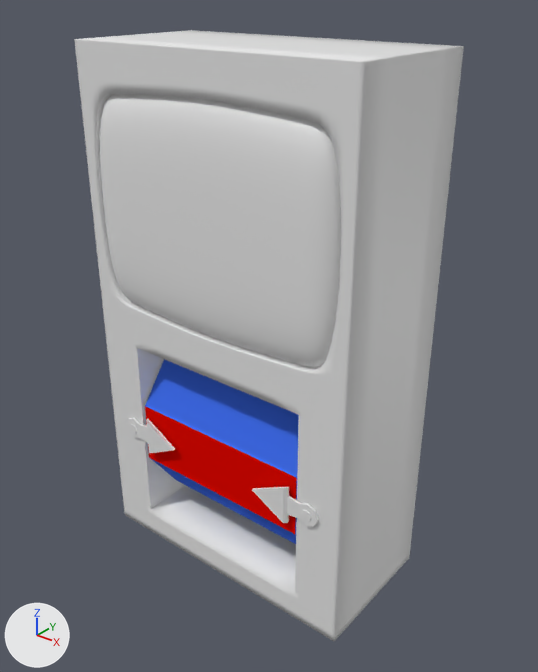
A saved change to the Blender file Assets/Models/Wheel/Wheel.blend.
One viewpoint serves both versions: a 50 mm lens placed at (4.54, -5.31, 4.58), pointed at (-0.01, 0.37, 1.05). The lights are fixed; the arrows at lower left show +X, +Y and +Z.
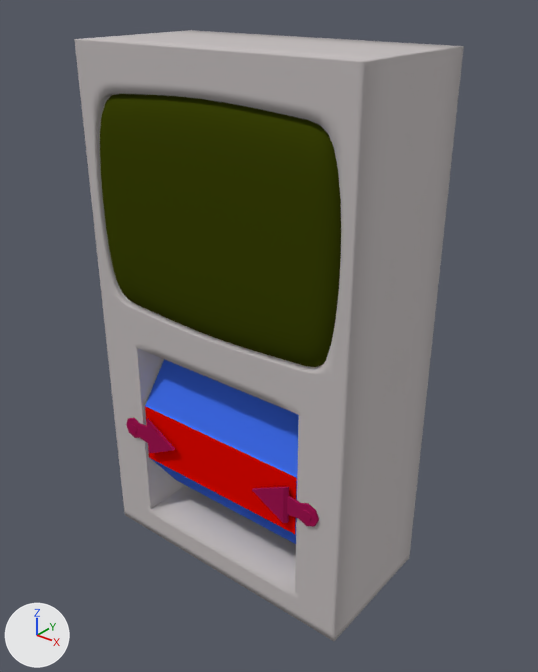
Changed parts and their boxes [x1, y1, x2, y2] in the pictures (538 x 672 px):
'Cube.000', recoloured: [252, 487, 319, 527] in both
'Cube.002', recoloured: [126, 418, 175, 453] in both
part 1 of me_cube_001, recoloured: [74, 30, 464, 641] in both
part 2 of me_cube_001, recoloured (grey to green): [100, 94, 341, 367] in both

The change, as a diff of the scene's bpy script:
```diff
--- a/Assets/Models/Wheel/Wheel.blend.py
+++ b/Assets/Models/Wheel/Wheel.blend.py
@@ mat_kasten_bildschirm @@
+mat_kasten_bildschirm = diffuse_material('Kasten_Bildschirm')
+mat_kasten_bildschirm.base_color = (0.0423, 0.0545, 0.00212)  # dark green #3a4207
@@ mat_kasten_mainmaterial @@
+mat_kasten_mainmaterial = diffuse_material('Kasten_MainMaterial')
+mat_kasten_mainmaterial.base_color = (0.546, 0.509, 0.509)  # light grey #c3bdbd
@@ mat_kasten_secondmaterial @@
+mat_kasten_secondmaterial = diffuse_material('Kasten_Secondmaterial')
+mat_kasten_secondmaterial.base_color = (0.356, 0.00857, 0.0844)  # pink #a11752
@@ me_cube_005 @@
 me_cube_005.from_pydata(...)  # 51 vertices, 50 faces; spans x -1.0..2.68, y -0.06..0.18, z -1.0..1.0
+me_cube_005.materials.append(mat_kasten_secondmaterial)  # pink #a11752
@@ me_cube_004 @@
 me_cube_004.from_pydata(...)  # 51 vertices, 50 faces; spans x -1.0..2.68, y -0.06..0.18, z -1.0..1.0
+me_cube_004.materials.append(mat_kasten_secondmaterial)  # pink #a11752
@@ me_cube_001 @@
 me_cube_001.from_pydata(...)  # 210 vertices, 210 faces; spans x -1.6..1.6, y -0.75..0.89, z -4.11..1.52
 # used by ob_cube_001; location = (0.0, 0.11, 2.51)
+# me_cube_001 part 1: 190 of the faces centred in x -1.6..1.6, y -0.68..0.89, z -4.11..1.52 switch from no material to mat_kasten_mainmaterial (light grey #c3bdbd)
+# me_cube_001 part 2: all 20 faces centred in x -1.42..1.42, y -0.75..-0.65, z -1.11..1.08 switch from no material to mat_kasten_bildschirm (dark green #3a4207)
```
